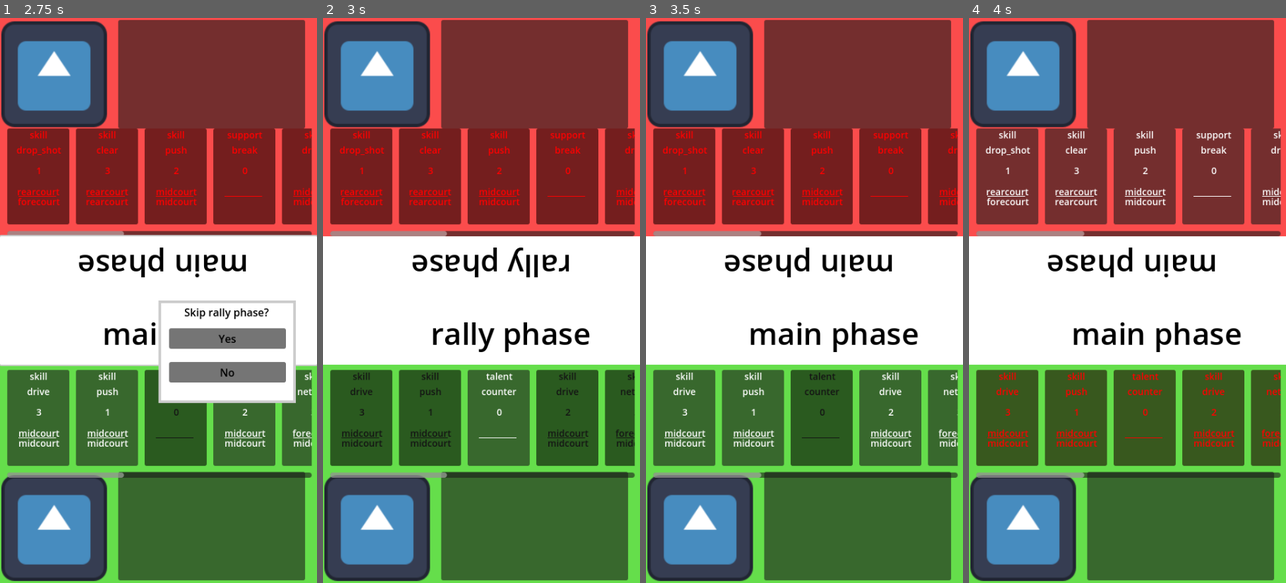
Above: before the commit, frames 1-4 (left to right).
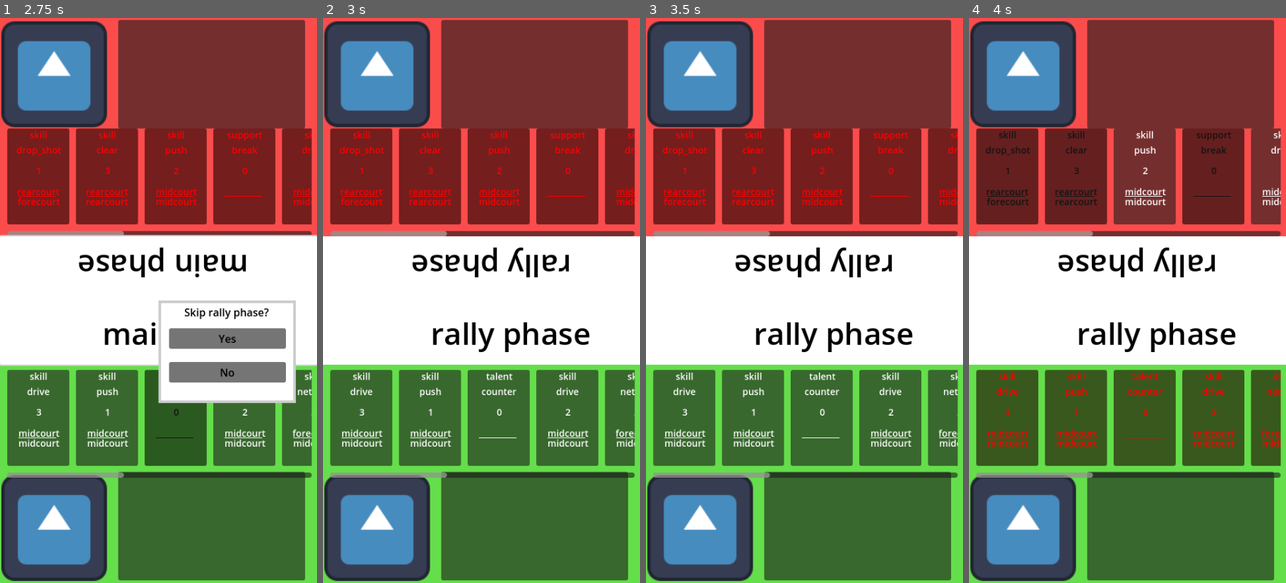
Above: after the commit, the same moments.

Repository: NotThatGhost/badkada-tcg
Game: Godot game, scene res://scenes/menus/main_menu.tscn
The game is run twice, just before and just after one commit, with the same random seed, the same clock (stepped at 60 frames per second) and the same inputs. The engine's default icon, where the game draws it, is replaced by a stand-in: a white triangle on a blue panel in a dark square.
Inputs (mouse positions are in pixels of both pictures, inside the frame that each line leads up to):
- Up to frame 1 (2.75 s): click "Play" at 0.5 s; move the mouse to (142, 413) at 1.27 s; hold W 1.28-2 s; tap I at 1.35 s; click (142, 413) at 1.42 s; right-click (142, 413) at 1.52 s; click (158, 300) at 2 s
- Up to frame 2 (3 s): click "Yes" at 2.75 s
- Up to frame 3 (3.5 s): no input
- Up to frame 4 (4 s): tap Enter at 3.5 s; drag from (1222, 385) to (1111, 413) at 3.52 s

Frame 1 is identical in both runs. In frame 2, 1.3% of the frame differs, in the area x 5-99%, y 62-76%; in frame 3, 2.6%; in frame 4, 3.4%, in the area x 5-86%, y 20-82%.

Commit message:
pre_alpha 1.3.2
Gonna jump off the side of a building

Diff:
--- a/scripts/entities/card.gd
+++ b/scripts/entities/card.gd
@@ -20,7 +20,8 @@
 var power_level = 0
 
 func _ready() -> void:
-	TurnAndPhaseHandler.connect("phase_changed", set_card_usability)
+	TurnAndPhaseHandler.connect("main_phase_entered", set_card_usability)
+	TurnAndPhaseHandler.connect("rally_phase_entered", set_card_usability)
 	CardHandler.connect("card_used", set_card_usability)
 	CardHandler.connect("card_used", use_selected_card)
 	CardHandler.connect("card_selected", set_card_usability)
@@ -58,40 +59,57 @@
 			#if card_area != CardHandler.player_1_current_target:
 				#return false
 
-func set_card_usability(new_status=null, selecting = false):
+func set_card_usability(selecting = null):
+	selecting = false
 	CardHandler.times_set_usability += 1
-	print("Checking card usability - ", CardHandler.times_set_usability)
+	#print("Checking card usability - ", CardHandler.times_set_usability)
 	if card_already_used == true:
 		card_active = false
 		modulate = Color8(20, 20, 20, 255)
 		print("Card already used")
 		return
 	card_active = check_card_usability(card_type)
-	if new_status != null:
-		card_active = new_status
-	if TurnAndPhaseHandler.current_phase_index == 2 && card_area != "":
-		match card_owner:
-			1:
-				if card_area == CardHandler.player_2_current_target:
-					card_active = true
-				else:
-					card_active = false
-			2:
-				if card_area == CardHandler.player_1_current_target:
-					card_active = true
-				else:
-					card_active = false
+	#if new_status != null:
+		#card_active = new_status
+	#card_active = true
+	#if card_type == "skill":
+		#
+		#match card_owner:
+			#1:
+				#if card_area == CardHandler.player_2_current_target:
+					#card_active = true
+				#else:
+					#card_active = false
+			#2:
+				#if card_area == CardHandler.player_1_current_target:
+					#card_active = true
+				#else:
+					#card_active = false
+	#else:
+		#if card_type == "skill":
+			#print("This fucker isnt satisfied")
+			#print("CPI: " +str(TurnAndPhaseHandler.current_phase_index), " CT: " +str(card_type))
 	if card_already_used == false && card_active == true && selecting == false:
 		match card_type:
 			"skill":
 				match card_owner:
 					1:
-						if target_area == CardHandler.player_1_current_target || card_area == CardHandler.player_2_current_target || TurnAndPhaseHandler.current_phase_index != 2:
+						if target_area == CardHandler.player_1_current_target || card_area == CardHandler.player_2_current_target || CardHandler.player_2_current_target == "" || TurnAndPhaseHandler.current_phase_index != 2:
 							CardHandler.player_1_usable_cards.append(card_type)
+						else:
+							card_active = false
+							print("no conditions satisfied")
 
 					2:
-						if target_area == CardHandler.player_2_current_target || card_area == CardHandler.player_1_current_target || TurnAndPhaseHandler.current_phase_index != 2:
+						if target_area == CardHandler.player_2_current_target || card_area == CardHandler.player_1_current_target || CardHandler.player_1_current_target == "" || TurnAndPhaseHandler.current_phase_index != 2:
 							CardHandler.player_2_usable_cards.append(card_type)
+						else:
+							card_active = false
+							print("no conditions satisfied")
+	else:
+		if card_type == "skill":
+			print("one of these picky bastards isnt satisfied")
+			print("CAU: " +str(card_already_used), " CA: " +str(card_active), " selecting: " +str(selecting))
 			#"talent":
 				#match card_owner:
 					#1:
@@ -116,7 +134,7 @@
 	$CARDNAME.set_text(card_name)
 	$CARDTYPE.set_text(card_type)
 	#reset_card_usage()
-	#set_card_usability()
+	set_card_usability()
 	if CardHandler.hide_player_2_cards == true && card_owner == 2:
 		$HiddenCardBox.visible = true
 	if card_type == "skill":
@@ -255,14 +273,14 @@
 			#2:
 				#CardHandler.player_2_usable_cards = CardHandler.empty_array.duplicate()
 				#CardHandler.player_1_usable_cards.erase("empty_space_:)")
-	if card_selected == false:
-		CardHandler.clear_player_usable_cards()
-		set_card_usability(false)
-		CardHandler.emit_signal("card_used")
-		card_already_used = true
+
+	CardHandler.clear_player_usable_cards()
+	#set_card_usability(false)
+	CardHandler.emit_signal("card_used")
+	card_already_used = true
 	print("Card area: ", card_area)
 	print("Card Target", target_area)
-
+	TurnAndPhaseHandler.check_for_rally_winner()
 func reset_card_usage():
 	card_already_used = false
 	#CardHandler.player_1_usable_cards.clear()
--- a/scripts/levels_and_menus/main_scene.gd
+++ b/scripts/levels_and_menus/main_scene.gd
@@ -4,9 +4,10 @@
 
 func _ready() -> void:
 	TurnAndPhaseHandler.connect("phase_changed", update_phase_label_text)
+	TurnAndPhaseHandler.next_phase()
 	CardHandler.player_draw_new_card(1, 12)
 	CardHandler.player_draw_new_card(2, 12)
-	TurnAndPhaseHandler.next_phase()
+
 
 	#CardHandler.player_draw_new_card(1, 1, "reversal")
 
--- a/scripts/singletons/card_handler.gd
+++ b/scripts/singletons/card_handler.gd
@@ -147,6 +147,7 @@
 signal card_used # dont call with anything
 signal card_selected # dont call with anything
 signal reset_card_usage # dont call with anything
+signal set_usability
 #var card_names = [
 	#"intimidate",
 	#"deception",
@@ -159,7 +160,8 @@
 
 func _ready() -> void:
 	reset_deck()
-	TurnAndPhaseHandler.connect("phase_changed", clear_player_usable_cards)
+	#TurnAndPhaseHandler.connect("main_phase_entered", clear_player_usable_cards)
+	#TurnAndPhaseHandler.connect("rally_phase_entered", clear_player_usable_cards)
 
 func reset_deck():
 	game_use_deck = permanent_deck2.duplicate(true)
--- a/scripts/singletons/turn_and_phase_handler.gd
+++ b/scripts/singletons/turn_and_phase_handler.gd
@@ -28,6 +28,8 @@
 
 @warning_ignore("unused_signal")
 signal phase_changed # use with a string for the phase as the parameter
+signal rally_phase_entered
+signal main_phase_entered
 signal player_changed_rally_status # use with player number and bool for status
 signal player_turn_changed
 
@@ -52,11 +54,12 @@
 			next_phase()
 			#CardHandler.player_draw_new_card(2, 1)
 		"main":
-			pass
+			TurnAndPhaseHandler.emit_signal("main_phase_entered")
 		"rally":
+			current_phase_index = 2
 			if player_1_wants_to_rally == true && player_2_wants_to_rally == true:
 				print("Both players want to rally, good luck!")
-				rally_phase()
+				rally_phase_refactor()
 			else:
 				next_phase()
 				print("One of the players chose to skip rally phase")
@@ -95,51 +98,78 @@
 	elif int_1 < int_2:
 		return 2
 
-func rally_phase():
-	#var player_1_skill_card_count = CardHandler.get_card_type_count(1, "skill")
-	#var player_2_skill_card_count = CardHandler.get_card_type_count(2, "skill")
-	player_1_used_skill_card_count = 0
-	player_2_used_skill_card_count = 0
-	var rally_winner = 0 # Set to player number on their win
+func rally_phase_refactor():
 
 	print("player_1_usable_cards: ", CardHandler.player_1_usable_cards.size())
 	print("player_2_usable_cards: ", CardHandler.player_2_usable_cards.size())
+	emit_signal("rally_phase_entered")
 
-	while rally_winner == 0:
-		#print("checking if someones won. player 1 cards: " +str(CardHandler.player_1_usable_cards.count("skill")) +str(" player 2 cards: " +str(CardHandler.player_2_usable_cards.count("skill"))))
-		#print("player 1 target: " +str(CardHandler.player_1_current_target))
-		#print("player 2 target: " +str(CardHandler.player_2_current_target))
-		#if player_1_used_skill_card_count == player_1_skill_card_count:
-			#rally_winner = compare_integer_sizes(player_1_used_skill_card_count, player_2_used_skill_card_count)
-		#elif player_2_used_skill_card_count == player_2_skill_card_count:
-			#rally_winner = compare_integer_sizes(player_1_used_skill_card_count, player_2_used_skill_card_count)
-		if CardHandler.player_1_usable_cards.count("skill") == 0:
-			rally_winner = 2
-		elif CardHandler.player_2_usable_cards.count("skill") == 0:
-			rally_winner = 1
+#func rally_phase():
+	##var player_1_skill_card_count = CardHandler.get_card_type_count(1, "skill")
+	##var player_2_skill_card_count = CardHandler.get_card_type_count(2, "skill")
+	#player_1_used_skill_card_count = 0
+	#player_2_used_skill_card_count = 0
+	#var rally_winner = 0 # Set to player number on their win
+	#
+	#print("player_1_usable_cards: ", CardHandler.player_1_usable_cards.size())
+	#print("player_2_usable_cards: ", CardHandler.player_2_usable_cards.size())
+	#emit_signal("rally_phase_entered")
+	#
+	#while rally_winner == 0:
+		##print("checking if someones won. player 1 cards: " +str(CardHandler.player_1_usable_cards.count("skill")) +str(" player 2 cards: " +str(CardHandler.player_2_usable_cards.count("skill"))))
+		##print("player 1 target: " +str(CardHandler.player_1_current_target))
+		##print("player 2 target: " +str(CardHandler.player_2_current_target))
+		##if player_1_used_skill_card_count == player_1_skill_card_count:
+			##rally_winner = compare_integer_sizes(player_1_used_skill_card_count, player_2_used_skill_card_count)
+		##elif player_2_used_skill_card_count == player_2_skill_card_count:
+			##rally_winner = compare_integer_sizes(player_1_used_skill_card_count, player_2_used_skill_card_count)
+		#rally_winner = check_for_rally_winner()
+		#
+		#
+		#
+		#
+		#
+		#await get_tree().create_timer(.1).timeout
+	#
+	#match rally_winner:
+		#1:
+			#ScoreHandler.player_1_score += 1
+		#2:
+			#ScoreHandler.player_2_score += 1
+	#print("Player 1 score: ", ScoreHandler.player_1_score)
+	#print("Player 2 score: ", ScoreHandler.player_2_score)
+	##CardHandler.player_1_usable_cards = CardHandler.empty_array.duplicate()
+	##CardHandler.player_1_usable_cards.erase("empty_space_:)")
+	##CardHandler.player_2_usable_cards = CardHandler.empty_array.duplicate()
+	##CardHandler.player_2_usable_cards.erase("empty_space_:)")
+	#CardHandler.emit_signal("reset_card_usage")
+	#next_phase()
 
 
 
 
-
-		await get_tree().create_timer(.1).timeout
-
-	match rally_winner:
-		1:
-			ScoreHandler.player_1_score += 1
-		2:
-			ScoreHandler.player_2_score += 1
-	print("Player 1 score: ", ScoreHandler.player_1_score)
-	print("Player 2 score: ", ScoreHandler.player_2_score)
-	#CardHandler.player_1_usable_cards = CardHandler.empty_array.duplicate()
-	#CardHandler.player_1_usable_cards.erase("empty_space_:)")
-	#CardHandler.player_2_usable_cards = CardHandler.empty_array.duplicate()
-	#CardHandler.player_2_usable_cards.erase("empty_space_:)")
-	CardHandler.emit_signal("reset_card_usage")
-	next_phase()
-
-
-
+func check_for_rally_winner():
+	await get_tree().create_timer(.5).timeout
+	print("checking for rally winner")
+	var rally_winner = 0
+	if current_phase_index == 2:
+		if CardHandler.player_1_usable_cards.has("empty_space") == false:
+			if CardHandler.player_1_usable_cards.count("skill") == 0:
+				rally_winner = 2
+			elif CardHandler.player_2_usable_cards.count("skill") == 0:
+				rally_winner = 1
+			else:
+				print("no winner yet")
+				#CardHandler.clear_player_usable_cards()
+				return
+		match rally_winner:
+				1:
+					ScoreHandler.player_1_score += 1
+				2:
+					ScoreHandler.player_2_score += 1
+		CardHandler.emit_signal("reset_card_usage")
+		print("Player ", rally_winner, " won the rally")
+		next_phase()
 
 func set_global_phase(new_phase:String): # Not really for use regularly
 
